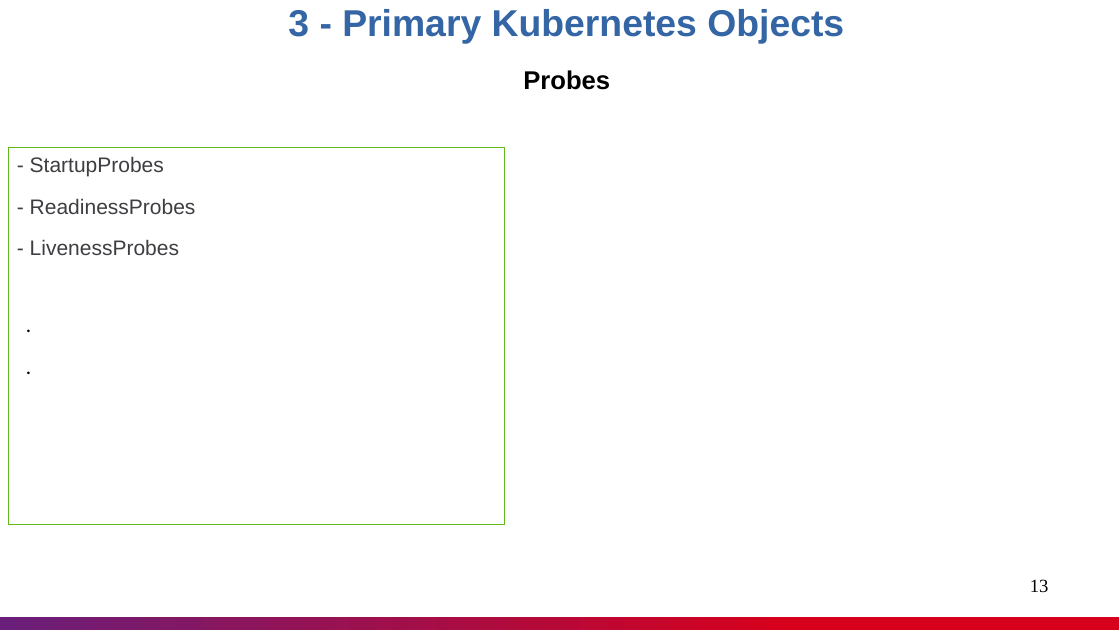
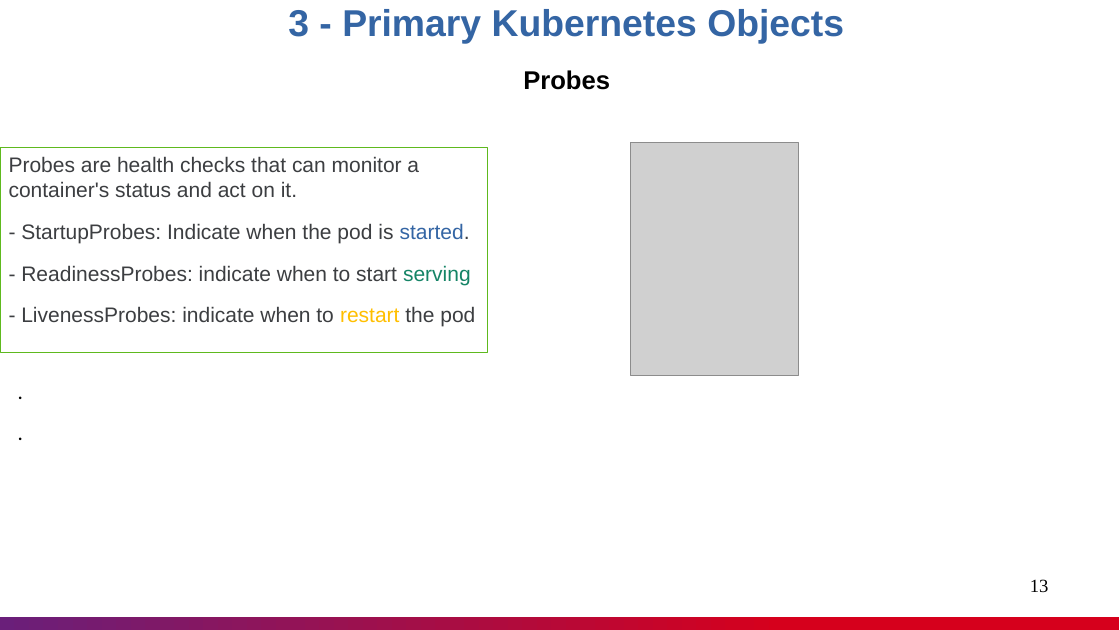
Before and after one commit to nashtech-garage/kubernetes, a slide deck: slide 13 of documents/K8s_Knowledge_Sharing.pptx. Drawn at 1120x630 pixels with LibreOffice and Linux fonts; fonts in the diff are those of the drawing; grey boxes stand for pictures. Boxes give left, top, right and bottom in pixels: in the first picture for what was removed or moved away, otherwise in the second. Text is boxed around its words. In the diff, an @@ line names an element or a change of style, - is before the commit and + after.

```diff
--- a/documents/K8s_Knowledge_Sharing.pptx
+++ b/documents/K8s_Knowledge_Sharing.pptx
@@ rectangle "Probes are health checks that ...": place and size @@
-rectangle "Probes are health checks that ..." at (8, 147, 504, 525)
+rectangle "Probes are health checks that ..." at (0, 147, 487, 353)
@@ picture added at (630, 143, 798, 376) @@
@@ text in rectangle at (9, 156, 475, 327): text changed @@
-- StartupProbes
-- ReadinessProbes
-- LivenessProbes
+Probes are health checks that can monitor a container's status and act on it.
+- StartupProbes: Indicate when the pod is started.
+- ReadinessProbes: indicate when to start serving
+- LivenessProbes: indicate when to restart the pod
```
Also in this commit, not shown: 1 other slide changed, 3 slides added, 1 slide removed.
